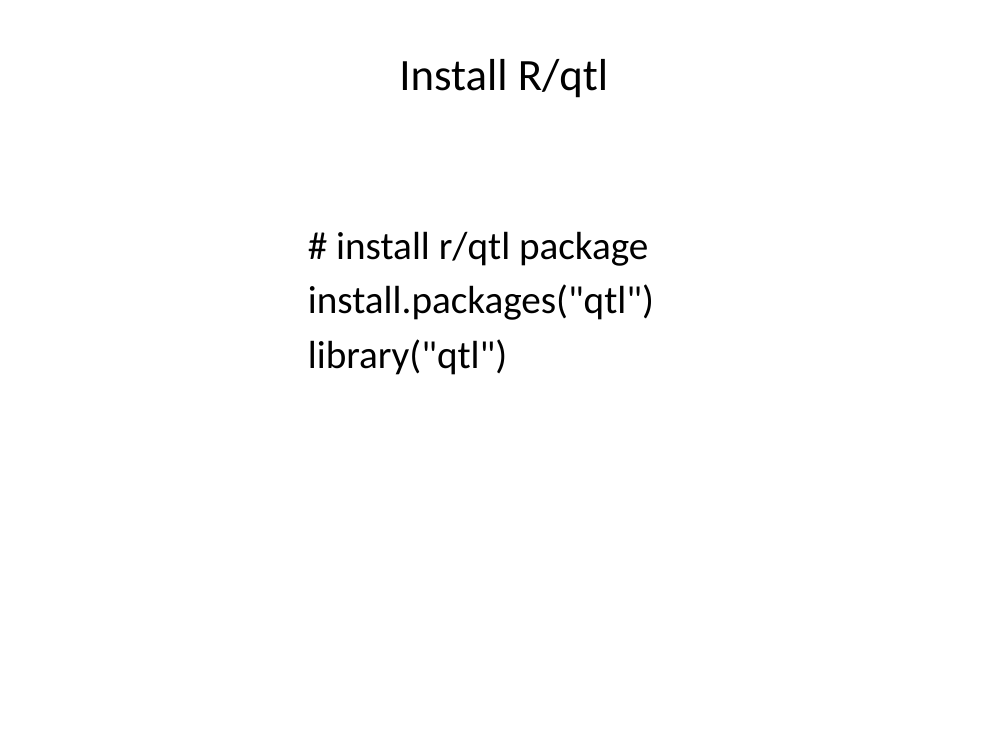
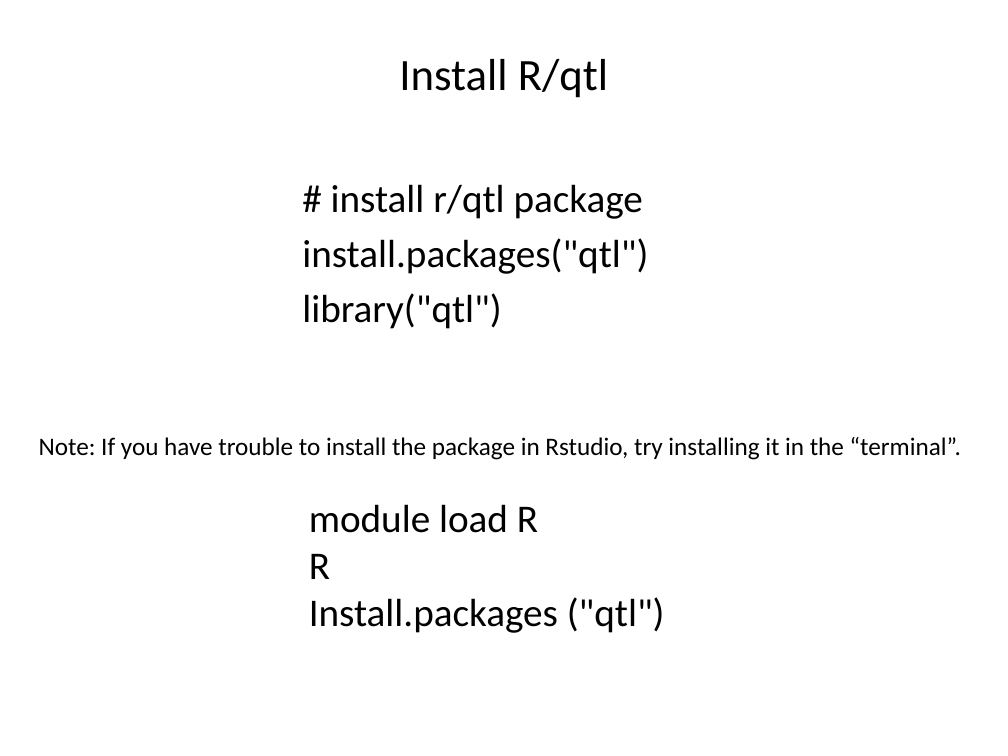
Before and after one commit to liu3zhenlab/teaching, a slide deck: slide 3 of PLPTH813Bioinformatis/2023/labs/lab07_qtl_gwas.pptx. Drawn at 1008x756 pixels with LibreOffice and Linux fonts; fonts in the diff are those of the drawing. Boxes give left, top, right and bottom in pixels: in the first picture for what was removed or moved away, otherwise in the second. Text is boxed around its words. In the diff, an @@ line names an element or a change of style, - is before the commit and + after.

```diff
--- a/PLPTH813Bioinformatis/2023/labs/lab07_qtl_gwas.pptx
+++ b/PLPTH813Bioinformatis/2023/labs/lab07_qtl_gwas.pptx
@@ text "# install r/qtl package": place and size @@
-text "# install r/qtl package" at [308, 231, 654, 375]
+text "# install r/qtl package" at [302, 184, 648, 329]
@@ text added at [39, 437, 961, 460], 18 pt, text #000000 @@
+Note: If you have trouble to install the package in Rstudio, try installing it in the “terminal”.
@@ text added at [309, 504, 665, 633], 28 pt, text #000000 @@
+module load R
+R
+Install.packages ("qtl")
```
Also in this commit, not shown: 7 other slides changed, 3 slides added, 2 slides removed, 1 other file.
